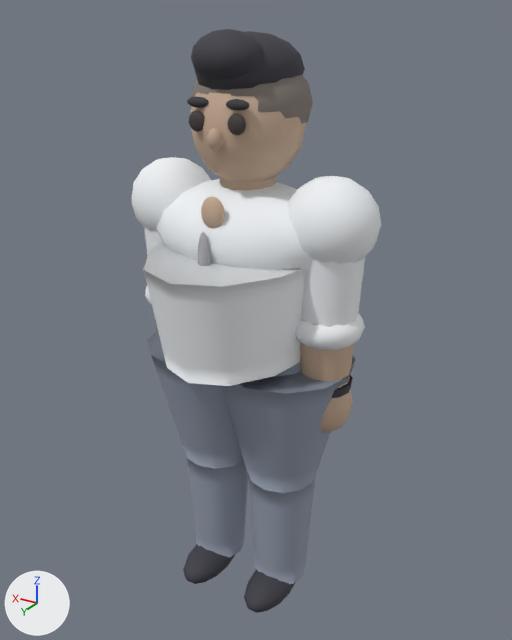
What one commit did to the glTF model assets/models/yundeoksu_a.glb.
Both versions are drawn from a camera (50 mm lens) standing at (-1.152, 1.87, 1.991) and looking at (-0.006, -0.04, 1.036). Lighting does not change. The marker at lower left points along +X, +Y and +Z. The first picture is the older version. Vertices at exactly the same position are counted once.

In view in the first picture: 'Body'.
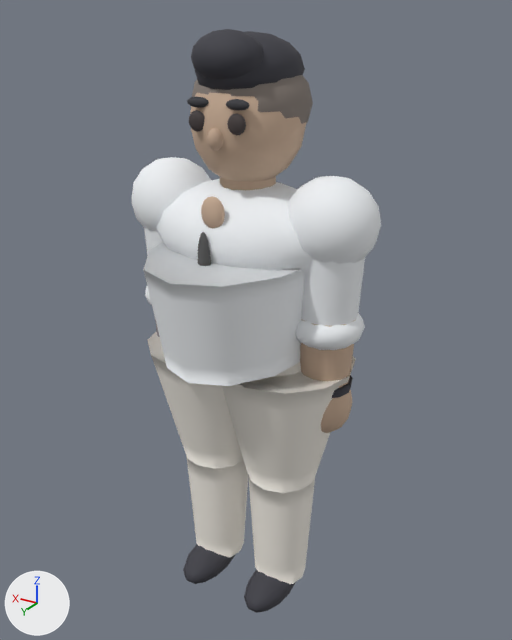
Patch to the scene script:
```diff
--- a/assets/models/yundeoksu_a.glb.py
+++ b/assets/models/yundeoksu_a.glb.py
@@ me_mesh_0 @@
 me_mesh_0.from_pydata(...)  # 3392 vertices, 6628 faces; spans x -0.44..0.44, y -0.41..0.41, z -0.03..1.96
 # used by ob_body; location = (0.0, 0.0, 0.0)
+# me_mesh_0 part 1: 882 faces centred in x -0.36..0.36, y -0.22..0.22, z 0.05..1.07 are repainted in the vertex colours; the middle colour goes from grey #949dad to white #f5f0e7
+# me_mesh_0 part 2: 196 faces centred in x -0.01..0.04, y 0.21..0.24, z 1.22..1.4 are repainted in the vertex colours; the middle colour goes from grey #adadb4 to dark grey #565656
 me_mesh_0.materials.append(mat_material_0)
```

Pixel boxes [x1, y1, x2, y2] of what changed, in the pictures (512 x 640 px):
part 1 of me_mesh_0, recoloured (grey to white): [147, 332, 356, 584] in both
part 2 of me_mesh_0, recoloured (grey to dark grey): [198, 232, 211, 266] in both
